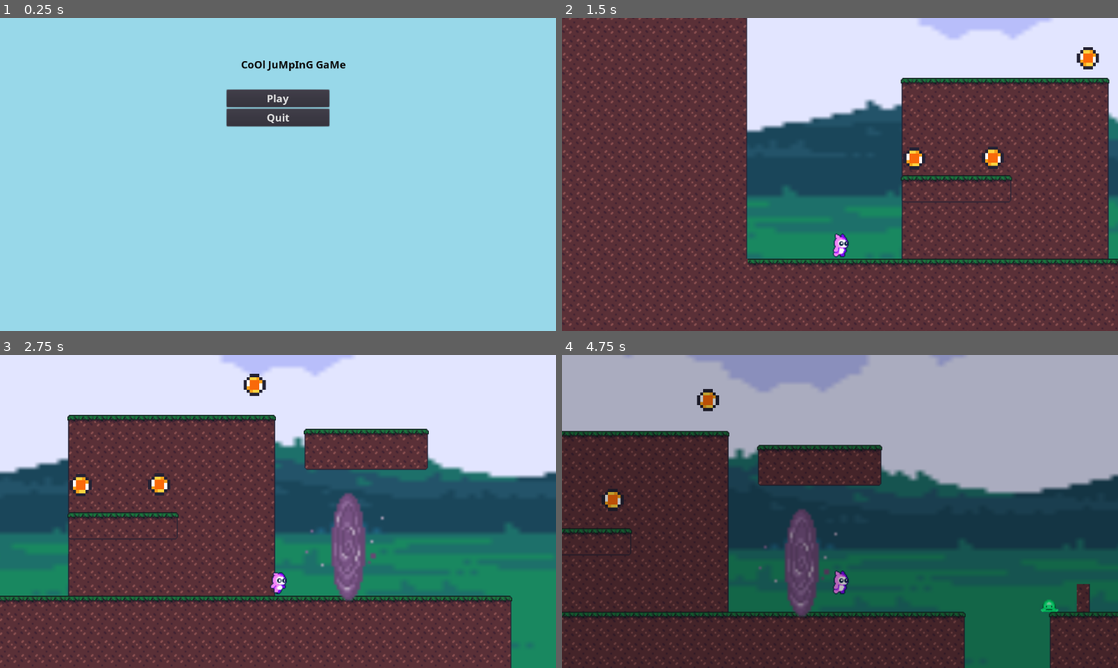
Above: before the commit, frames 1-4 (two rows, left to right).
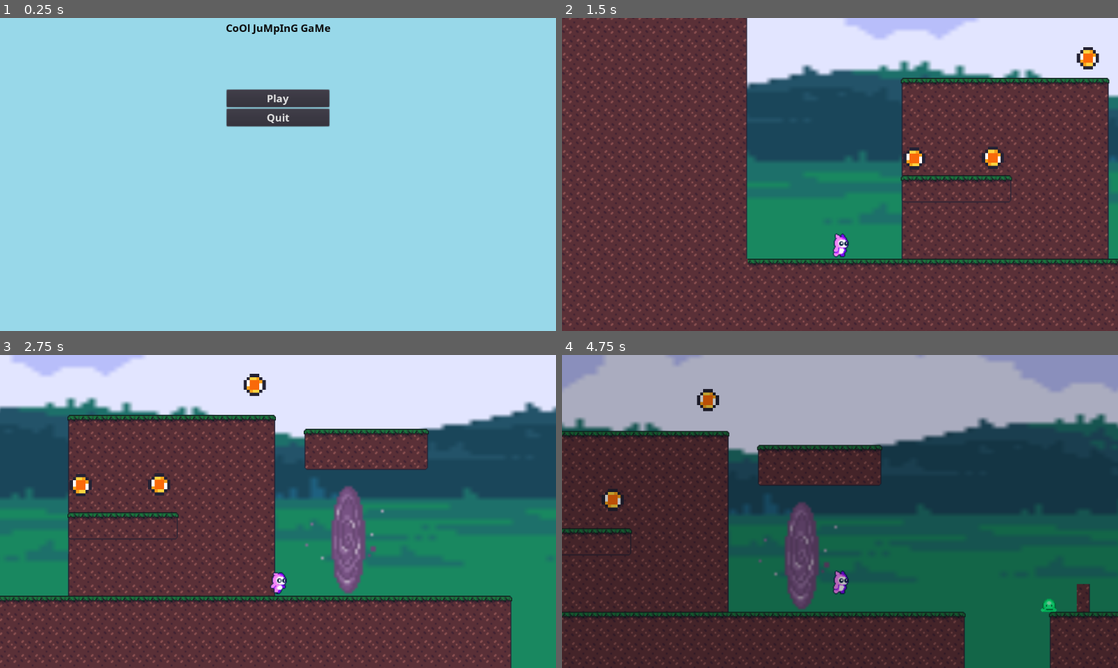
Above: after the commit, the same moments.

Repository: Mertric/2D-Video-game
Game: Godot game, scene res://Screen/MainScreen.tscn
Two runs of this game, one before a commit and one after it. Both use one fixed random seed, a clock stepped at 60 frames per second and the inputs below.
Inputs:
- Up to frame 1 (0.25 s): no input
- Up to frame 2 (1.5 s): click "Play" at 0.5 s; tap Enter at 1.25 s; hold D (right) from 1.28 s (still down)
- Up to frame 3 (2.75 s): keep holding D (right); tap Space (jump) at 1.52, 2.27 s
- Up to frame 4 (4.75 s): release D (right) at 2.78 s; hold A (left) 2.78-3.53 s; hold D (right) from 3.53 s (still down); tap Space (jump) at 3.77, 4.52 s

The runs differ from the first frame. In frame 1, 0.5% of the frame differs, in the area x 40-63%, y 2-17%; in frame 2, 9.8%; in frame 3, 18%; in frame 4, 21%, in the area x 0-100%, y 0-84%.

Commit message:
feat: Added player score and deaths
Keeps count of the player score and death count

Diff:
--- a/2D Platformer/Screen/MainScreen.tscn
+++ b/2D Platformer/Screen/MainScreen.tscn
@@ -25,8 +25,12 @@
 }
 
 [node name="Title" parent="." instance=ExtResource( 2 )]
-margin_top = 90.2374
-margin_bottom = 124.237
+anchor_top = 0.5
+anchor_bottom = 0.5
+margin_left = -120.5
+margin_top = -353.583
+margin_right = 120.5
+margin_bottom = -319.583
 text = "CoOl JuMpInG GaMe"
 
 [node name="Menu" type="VBoxContainer" parent="."]
--- a/2D Platformer/project.godot
+++ b/2D Platformer/project.godot
@@ -23,6 +23,10 @@
 config/name="2D Platformer"
 run/main_scene="res://Screen/MainScreen.tscn"
 config/icon="res://icon.png"
+
+[autoload]
+
+PlayerData="*res://src/Autoload/PlayerData.tscn"
 
 [display]
 
--- a/2D Platformer/src/Actors/Monster.gd
+++ b/2D Platformer/src/Actors/Monster.gd
@@ -2,6 +2,8 @@
 
 #the visabilityEnabler2D will disable the monster from moving when it is out of the frame of the player.
 var frameCount
+
+export var score: = 100
 #ready function
 #this is called by every node by every scene starting at the deepest node of the scene tree.
 func _ready():
@@ -14,7 +16,7 @@
 	if body.global_position.y > get_node("JumpDetector").global_position.y:
 		return
 	$CollisionShape2D.set_deferred("disabled", true)
-	queue_free()
+	die()
 
 #This function wil allow the monster to move along the axis
 func _physics_process(delta: float) -> void:
@@ -26,3 +28,7 @@
 		velocity.x *= -1.0
 		$RayCast2D.position.x *= -1.0
 	velocity.y = move_and_slide(velocity, FLOOR_NORMAL).y
+
+func die() -> void:
+	PlayerData.score += score
+	queue_free()
--- a/2D Platformer/src/Actors/Monster.tscn
+++ b/2D Platformer/src/Actors/Monster.tscn
@@ -184,7 +184,6 @@
 position = Vector2( 0, -17 )
 frames = SubResource( 31 )
 animation = "Idle"
-frame = 6
 playing = true
 
 [node name="CollisionShape2D" type="CollisionShape2D" parent="."]
--- a/2D Platformer/src/Actors/Pink_Monster.tscn
+++ b/2D Platformer/src/Actors/Pink_Monster.tscn
@@ -159,7 +159,7 @@
 position = Vector2( 0, -16 )
 frames = SubResource( 24 )
 animation = "Death"
-frame = 6
+frame = 2
 playing = true
 
 [node name="CollisionShape2D" type="CollisionShape2D" parent="."]
--- a/2D Platformer/src/Actors/Player.gd
+++ b/2D Platformer/src/Actors/Player.gd
@@ -117,6 +117,7 @@
 
 func dead() -> void:
 	isDead = true
+	PlayerData.deaths += 1
 	velocity = Vector2(0,0)
 	$AnimatedSprite.play("Death")
 	$CollisionShape2D.call_deferred("set_disabled", true)
--- /dev/null
+++ b/2D Platformer/src/Autoload/PlayerData.gd
@@ -0,0 +1,19 @@
+extends Node
+
+signal scoreUpdated
+signal playerDied
+
+var score: = 0 setget SetScore
+var deaths: = 0 setget SetDeath
+
+func reset() -> void:
+	score = 0
+	deaths = 0
+
+func SetScore(value: int) -> void:
+	score = value
+	emit_signal("scoreUpdated")
+
+func SetDeath(value: int) -> void:
+	deaths = value
+	emit_signal("playerDied")
--- /dev/null
+++ b/2D Platformer/src/Autoload/PlayerData.tscn
@@ -0,0 +1,6 @@
+[gd_scene load_steps=2 format=2]
+
+[ext_resource path="res://src/Autoload/PlayerData.gd" type="Script" id=1]
+
+[node name="PlayerData" type="Node"]
+script = ExtResource( 1 )
--- a/2D Platformer/src/Levels/Level.tscn
+++ b/2D Platformer/src/Levels/Level.tscn
@@ -248,7 +248,7 @@
 anims/bounce = SubResource( 12 )
 
 [node name="Area2D" parent="." instance=ExtResource( 6 )]
-position = Vector2( 592, 912 )
+position = Vector2( 592, 904 )
 nextScene = ExtResource( 7 )
 
 [node name="FallCollision" parent="." instance=ExtResource( 8 )]
@@ -261,26 +261,25 @@
 motion_mirroring = Vector2( 800, 880 )
 
 [node name="Sprite" type="Sprite" parent="ParallaxBackground/Blue Sky"]
-position = Vector2( -8, 8 )
+position = Vector2( -2.1684e-19, 0 )
 scale = Vector2( 10, 5 )
 texture = ExtResource( 9 )
 centered = false
 
 [node name="Clouds" type="ParallaxLayer" parent="ParallaxBackground"]
-motion_scale = Vector2( 0.5, 1 )
 motion_mirroring = Vector2( 640, 0 )
 
 [node name="Sprite" type="Sprite" parent="ParallaxBackground/Clouds"]
+position = Vector2( 16, 0 )
 scale = Vector2( 8, 5 )
 texture = ExtResource( 10 )
 centered = false
 
 [node name="Hills" type="ParallaxLayer" parent="ParallaxBackground"]
-motion_scale = Vector2( 0.6, 1 )
 motion_mirroring = Vector2( 640, 0 )
 
 [node name="Sprite" type="Sprite" parent="ParallaxBackground/Hills"]
-position = Vector2( -8, 96 )
+position = Vector2( 0, 56 )
 scale = Vector2( 8, 5 )
 texture = ExtResource( 11 )
 centered = false
@@ -289,10 +288,9 @@
 motion_mirroring = Vector2( 640, 0 )
 
 [node name="Sprite" type="Sprite" parent="ParallaxBackground/Grass"]
-position = Vector2( 16, -64 )
+position = Vector2( 288, 424 )
 scale = Vector2( 8, 6 )
 texture = ExtResource( 12 )
-centered = false
 
 [editable path="Objective"]
 
--- a/2D Platformer/src/Levels/passThroughTiles.tres
+++ b/2D Platformer/src/Levels/passThroughTiles.tres
@@ -147,6 +147,20 @@
 7/shape_one_way_margin = 0.0
 7/shapes = [  ]
 7/z_index = 0
+8/name = "Tile_27.png 8"
+8/texture = ExtResource( 2 )
+8/tex_offset = Vector2( 0, 0 )
+8/modulate = Color( 1, 1, 1, 1 )
+8/region = Rect2( 0, 0, 16, 16 )
+8/tile_mode = 0
+8/occluder_offset = Vector2( 0, 0 )
+8/navigation_offset = Vector2( 0, 0 )
+8/shape_offset = Vector2( 0, 0 )
+8/shape_transform = Transform2D( 1, 0, 0, 1, 0, 0 )
+8/shape_one_way = false
+8/shape_one_way_margin = 0.0
+8/shapes = [  ]
+8/z_index = 0
 9/name = "Tile_08.png 9"
 9/texture = ExtResource( 10 )
 9/tex_offset = Vector2( 0, 0 )
--- a/2D Platformer/src/Objects/Objective.gd
+++ b/2D Platformer/src/Objects/Objective.gd
@@ -2,6 +2,11 @@
 
 onready var animationPlayer: AnimationPlayer =  get_node("AnimationPlayer")
 
+export var score: = 100
 
 func _on_Objective_body_entered(body: PhysicsBody2D) -> void:
+	picked()
+
+func picked() -> void:
+	PlayerData.score += score
 	animationPlayer.play("Fade_Out")
